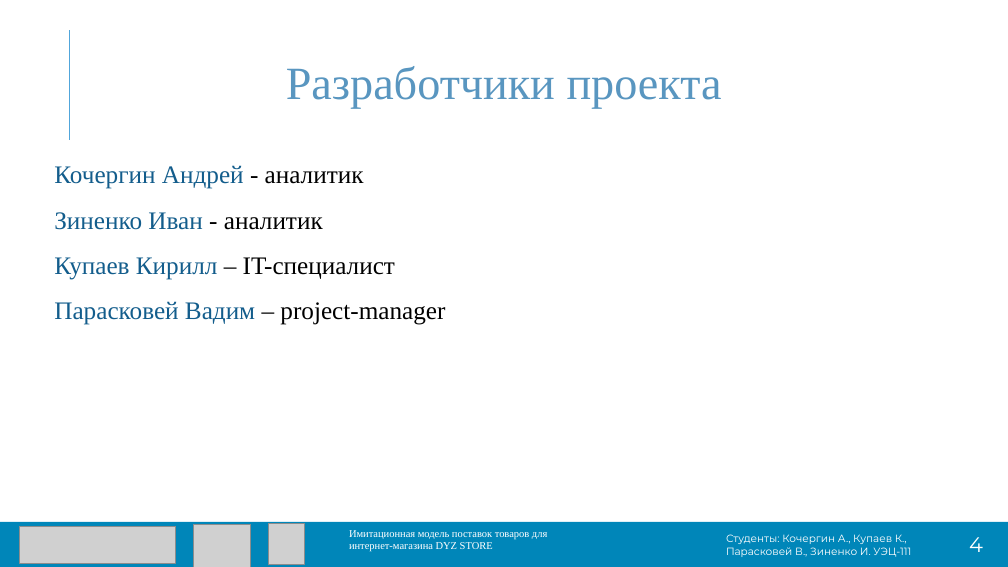
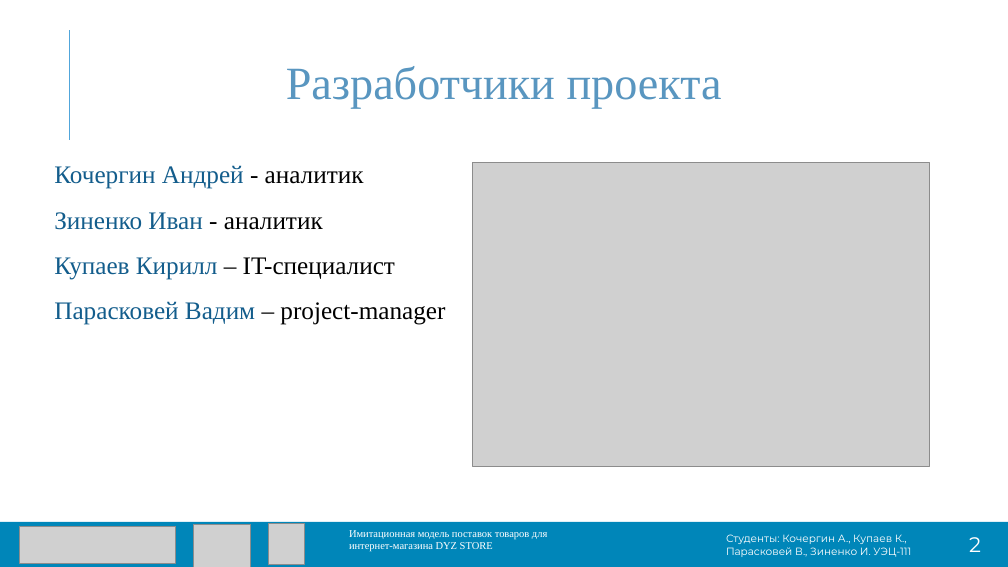
Before and after one commit to Exorser/DYZ-STORE, a slide deck: slide 2 of Postavki (1).pptx. Drawn at 1008x567 pixels with LibreOffice and Linux fonts; fonts in the diff are those of the drawing; grey boxes stand for pictures. Boxes give left, top, right and bottom in pixels: in the first picture for what was removed or moved away, otherwise in the second. Text is boxed around its words. In the diff, an @@ line names an element or a change of style, - is before the commit and + after.

```diff
--- a/Postavki (1).pptx
+++ b/Postavki (1).pptx
@@ picture added at [473,163,929,467] @@
@@ text at [969,537,981,552]: text changed @@
-4
+2
```
Also in this commit, not shown: 8 other slides changed, 3 slides added.
